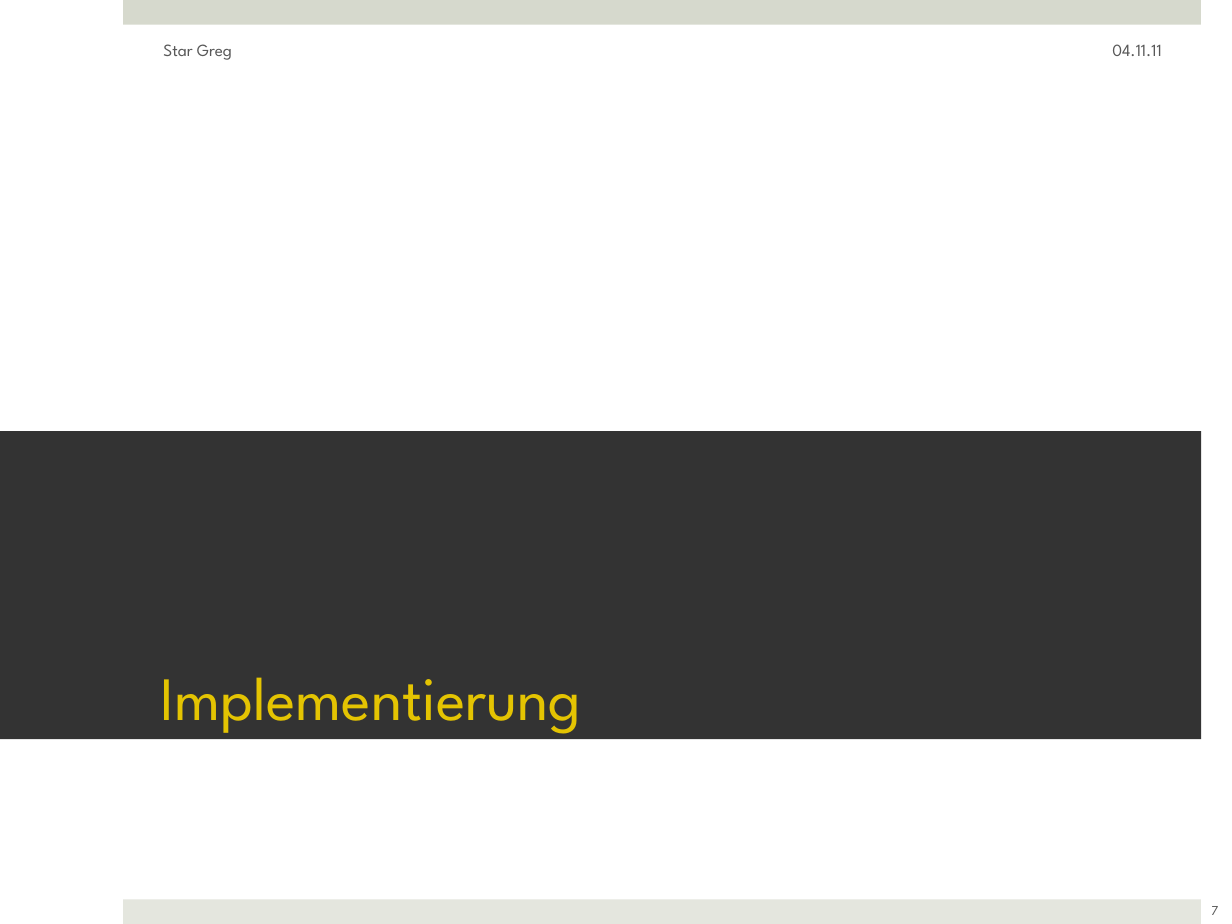
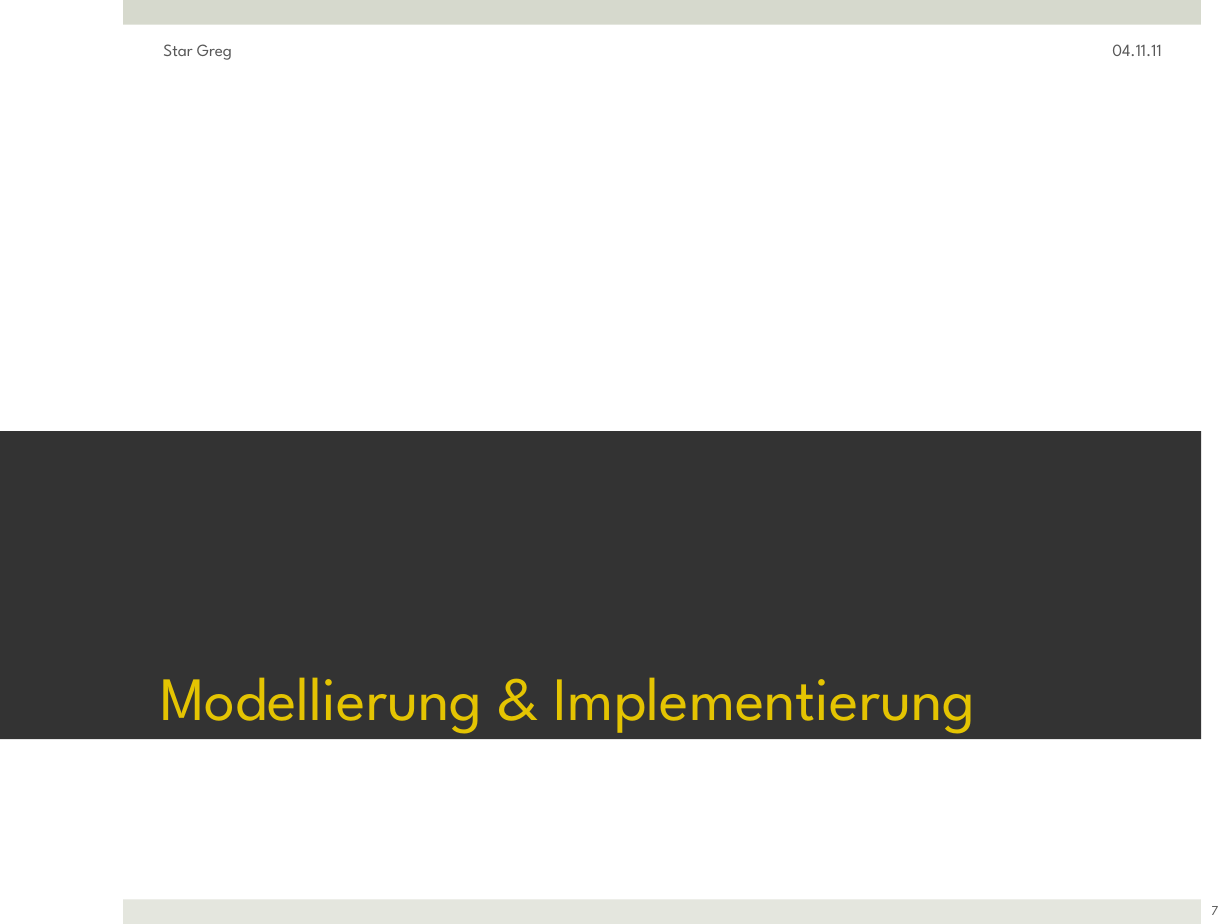
Before and after one commit to ftes/stargreg, a slide deck: slide 7 of 70 Praesentation/40 StarGreg Fredrik.pptx. Drawn at 1232x924 pixels with LibreOffice and Linux fonts; fonts in the diff are those of the drawing. Boxes give left, top, right and bottom in pixels: in the first picture for what was removed or moved away, otherwise in the second. Text is boxed around its words. In the diff, an @@ line names an element or a change of style, - is before the commit and + after.

```diff
--- a/70 Praesentation/40 StarGreg Fredrik.pptx
+++ b/70 Praesentation/40 StarGreg Fredrik.pptx
@@ title at [160, 677, 976, 734]: text changed @@
-Implementierung
+Modellierung & Implementierung
```
Also in this commit, not shown: 1 other slide changed, 5 slides added, 1 other file.
